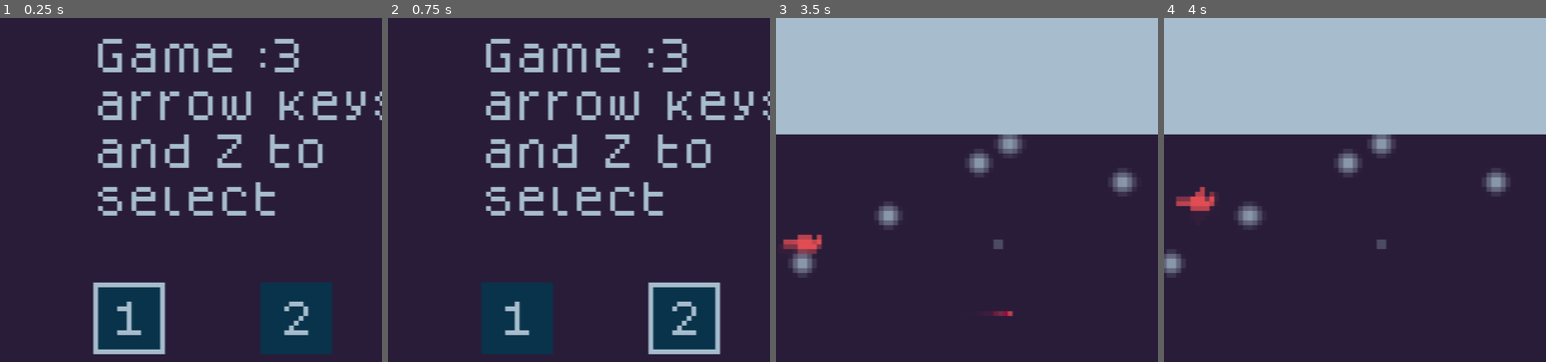
Above: before the commit, frames 1-4 (left to right).
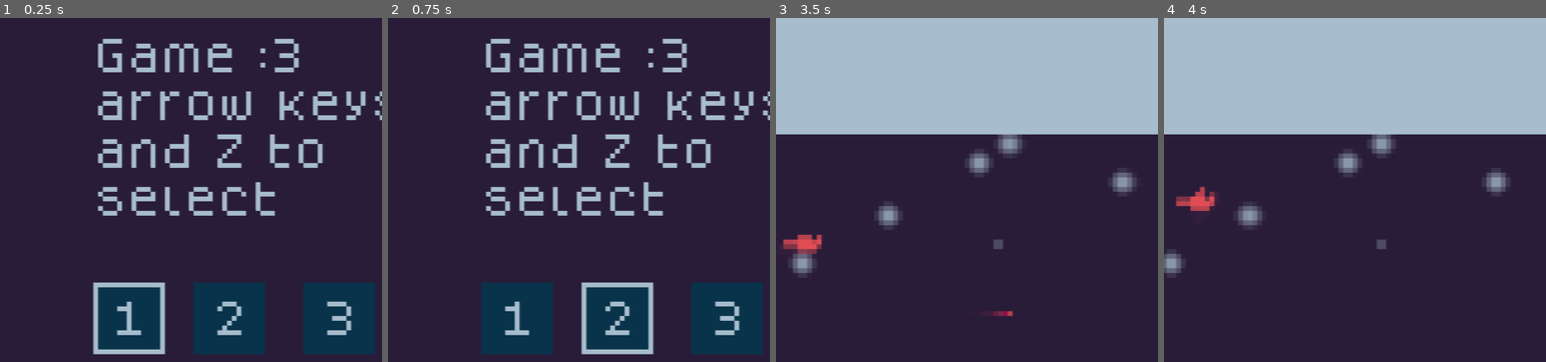
Above: after the commit, the same moments.

Repository: SmallConfusion/Redbird
Game: Godot game, scene res://main.tscn
The game is run twice, just before and just after one commit, with the same random seed, the same clock (stepped at 60 frames per second) and the same inputs. Sound files missing from this copy of the repository are replaced by a short silence.
Inputs:
- Up to frame 1 (0.25 s): no input
- Up to frame 2 (0.75 s): tap Enter at 0.5 s; hold Right (Right) from 0.53 s (still down); hold Down (Fall) from 0.53 s (still down)
- Up to frame 3 (3.5 s): tap Up (Flap) at 0.77, 1.07, 1.52, 1.82, 3.02, 3.32 s; tap Space at 1.25 s; release Right (Right) at 1.28 s; release Down (Fall) at 1.28 s; hold Left (Left) 1.28-2.03 s; tap Z (Fire) at 1.35, 2.85 s; hold Down (Fall) 2.03-2.78 s; hold Right (Right) from 2.03 s (still down)
- Up to frame 4 (4 s): release Right (Right) at 3.53 s; hold Left (Left) from 3.53 s (still down); hold Down (Fall) from 3.53 s (still down); tap Up (Flap) at 3.77 s
The pictures show only the part of the screen within x 20-70%, y 5-55%; the shares and areas given below are measured in that part.

The runs differ from the first frame. In frame 1, 8.0% of the frame differs, in the area x 50-98%, y 76-98%; in frame 2, 8.6%; in frame 3, less than 0.1%; in frame 4, nothing differs.

Commit message:
Added noise values to enemy targets

Diff:
--- a/game/enemy/basic/basic_enemy.gd
+++ b/game/enemy/basic/basic_enemy.gd
@@ -17,6 +17,16 @@
 
 @onready var game_scene := $"../../../"
 
+
+var noise := FastNoiseLite.new()
+var noise_influence := 20.0
+
+func _ready():
+	randomize()
+	noise.seed = randi()
+
+
+
 func _physics_process(delta):
 	if enabled:
 		_handle_fire(delta)
@@ -29,7 +39,11 @@
 func _move():
 	var x = game_scene.get_x_offset() + 40
 	var y = game_scene.get_player_position().y + target_y_offset
-	var target = Vector2(x, y)
+
+	var x_noise = noise.get_noise_1d(Time.get_ticks_msec() / 100.0) * noise_influence
+	var y_noise = noise.get_noise_1d(Time.get_ticks_msec() / 100.0 + 10000) * noise_influence
+
+	var target = Vector2(x + x_noise, y + y_noise)
 
 	accel = (target - global_position).normalized() * accel_speed
 
--- a/game/enemy/octave/octave_enemy.gd
+++ b/game/enemy/octave/octave_enemy.gd
@@ -21,6 +21,10 @@
 
 @onready var game_scene := $"../../../"
 
+var noise := FastNoiseLite.new()
+var noise_influence := 20.0
+
+
 func _physics_process(delta):
 	if enabled:
 		_handle_fire(delta)
@@ -32,7 +36,11 @@
 func _move():
 	var y = remap(sin(Time.get_ticks_msec() / 1000), -1, 1, y_range_min, y_range_max)
 	var x = game_scene.get_x_offset() + 60
-	var target = Vector2(x, y)
+
+	var x_noise = noise.get_noise_1d(Time.get_ticks_msec() / 100.0) * noise_influence
+	var y_noise = noise.get_noise_1d(Time.get_ticks_msec() / 100.0 + 10000) * noise_influence
+
+	var target = Vector2(x + x_noise, y + y_noise)
 
 	accel = (target - global_position).normalized() * accel_speed
 
--- /dev/null
+++ b/game/levels/level_3.tscn
@@ -0,0 +1,97 @@
+[gd_scene load_steps=12 format=3 uid="uid://es1vjbxmkae6"]
+
+[ext_resource type="Script" path="res://game/levels/game_manager.gd" id="1_yaoj1"]
+[ext_resource type="Curve" uid="uid://bqrwx7hgqa4ni" path="res://game/hole/pull.tres" id="2_ak36p"]
+[ext_resource type="PackedScene" uid="uid://5vkpxwgvm6c7" path="res://vfx/stars/stars.tscn" id="3_bfhji"]
+[ext_resource type="PackedScene" uid="uid://4dh527vyy6ak" path="res://game/levels/overlay.tscn" id="4_x24td"]
+[ext_resource type="Script" path="res://game/killbox.gd" id="5_f80vm"]
+[ext_resource type="PackedScene" uid="uid://opsuu1r64pm7" path="res://game/player/player.tscn" id="6_vhtde"]
+[ext_resource type="Script" path="res://game/levels/wave.gd" id="7_fo836"]
+[ext_resource type="PackedScene" uid="uid://d3hb2g0vw7p7h" path="res://game/enemy/basic/basic_enemy.tscn" id="9_xna02"]
+[ext_resource type="PackedScene" uid="uid://b2bvdeyhcyp54" path="res://game/egg/egg.tscn" id="10_tt6jc"]
+[ext_resource type="PackedScene" uid="uid://bmr51txifyigr" path="res://game/hole/hole.tscn" id="11_2l7p6"]
+
+[sub_resource type="RectangleShape2D" id="RectangleShape2D_q5sfn"]
+size = Vector2(20, 273)
+
+[node name="Node2D" type="Node2D"]
+texture_filter = 1
+script = ExtResource("1_yaoj1")
+hole_pull_curve = ExtResource("2_ak36p")
+finish = NodePath("Waves/WaveFinal/Egg")
+player = NodePath("Player")
+
+[node name="Stars" parent="." instance=ExtResource("3_bfhji")]
+
+[node name="CanvasLayer" type="CanvasLayer" parent="."]
+layer = -10
+
+[node name="ColorRect" type="ColorRect" parent="CanvasLayer"]
+offset_right = 160.0
+offset_bottom = 144.0
+color = Color(0.184314, 0.12549, 0.254902, 1)
+
+[node name="Overlay" parent="." instance=ExtResource("4_x24td")]
+
+[node name="Camera2D" type="Camera2D" parent="." groups=["camera"]]
+
+[node name="ReferenceRect" type="ReferenceRect" parent="Camera2D"]
+offset_left = -80.0
+offset_top = -72.0
+offset_right = 80.0
+offset_bottom = 72.0
+border_color = Color(0.366698, 0.477396, 1, 1)
+
+[node name="Killbox" type="Area2D" parent="Camera2D"]
+collision_layer = 3
+collision_mask = 3
+script = ExtResource("5_f80vm")
+
+[node name="CollisionShape2D" type="CollisionShape2D" parent="Camera2D/Killbox"]
+position = Vector2(-137, -3)
+shape = SubResource("RectangleShape2D_q5sfn")
+
+[node name="CollisionShape2D2" type="CollisionShape2D" parent="Camera2D/Killbox"]
+position = Vector2(4, -145)
+rotation = 1.57079
+shape = SubResource("RectangleShape2D_q5sfn")
+
+[node name="CollisionShape2D3" type="CollisionShape2D" parent="Camera2D/Killbox"]
+position = Vector2(142, -6)
+rotation = 3.14159
+shape = SubResource("RectangleShape2D_q5sfn")
+
+[node name="CollisionShape2D4" type="CollisionShape2D" parent="Camera2D/Killbox"]
+position = Vector2(1, 135)
+rotation = -1.5708
+shape = SubResource("RectangleShape2D_q5sfn")
+
+[node name="Player" parent="." instance=ExtResource("6_vhtde")]
+position = Vector2(-71, 0)
+
+[node name="ReferenceRect" type="ReferenceRect" parent="."]
+offset_left = -80.0
+offset_top = -40.0
+offset_right = 920.0
+offset_bottom = 64.0
+
+[node name="Waves" type="Node2D" parent="."]
+
+[node name="Wave1" type="Node2D" parent="Waves"]
+position = Vector2(138, 0)
+script = ExtResource("7_fo836")
+
+[node name="Enemy" parent="Waves/Wave1" instance=ExtResource("9_xna02")]
+position = Vector2(-16, 20)
+
+[node name="WaveFinal" type="Node2D" parent="Waves"]
+position = Vector2(510, 2)
+script = ExtResource("7_fo836")
+
+[node name="Egg" parent="Waves/WaveFinal" instance=ExtResource("10_tt6jc")]
+position = Vector2(-35, 2)
+
+[node name="Hole" parent="." instance=ExtResource("11_2l7p6")]
+position = Vector2(225, 9)
+
+[connection signal="area_entered" from="Camera2D/Killbox" to="Camera2D/Killbox" method="_on_area_entered"]
--- a/main.tscn
+++ b/main.tscn
@@ -11,6 +11,7 @@
 [ext_resource type="Shader" path="res://vfx/trails.gdshader" id="4_8qnfu"]
 [ext_resource type="Script" path="res://addons/resonate/music_manager/music_stem_resource.gd" id="4_38lop"]
 [ext_resource type="PackedScene" uid="uid://bfxb5ikio7qa6" path="res://game/levels/level_2.tscn" id="4_n3ouh"]
+[ext_resource type="PackedScene" uid="uid://es1vjbxmkae6" path="res://game/levels/level_3.tscn" id="5_7dyse"]
 [ext_resource type="AudioStream" uid="uid://c4tx0gogr6xs5" path="res://music/palette main theme.ogg" id="5_t3w2j"]
 [ext_resource type="Script" path="res://debug/big_viewport.gd" id="11_pd3vo"]
 
@@ -57,7 +58,7 @@
 grow_vertical = 2
 script = ExtResource("1_ux161")
 menu = ExtResource("2_gmm5b")
-levels = Array[PackedScene]([ExtResource("3_j42tc"), ExtResource("4_n3ouh")])
+levels = Array[PackedScene]([ExtResource("3_j42tc"), ExtResource("4_n3ouh"), ExtResource("5_7dyse")])
 
 [node name="SubViewport" type="SubViewport" parent="."]
 unique_name_in_owner = true
--- a/menu/menu.tscn
+++ b/menu/menu.tscn
@@ -47,11 +47,22 @@
 
 [node name="Button2" type="Button" parent="."]
 layout_mode = 0
-offset_left = 87.0
+offset_left = 73.0
 offset_top = 63.0
-offset_right = 102.0
+offset_right = 88.0
 offset_bottom = 78.0
 text = "2
 "
 script = ExtResource("2_og1g8")
 level = 1
+
+[node name="Button3" type="Button" parent="."]
+layout_mode = 0
+offset_left = 96.0
+offset_top = 63.0
+offset_right = 111.0
+offset_bottom = 78.0
+text = "3
+"
+script = ExtResource("2_og1g8")
+level = 2
Not shown: 1 places in main.tscn that only renumber resources
